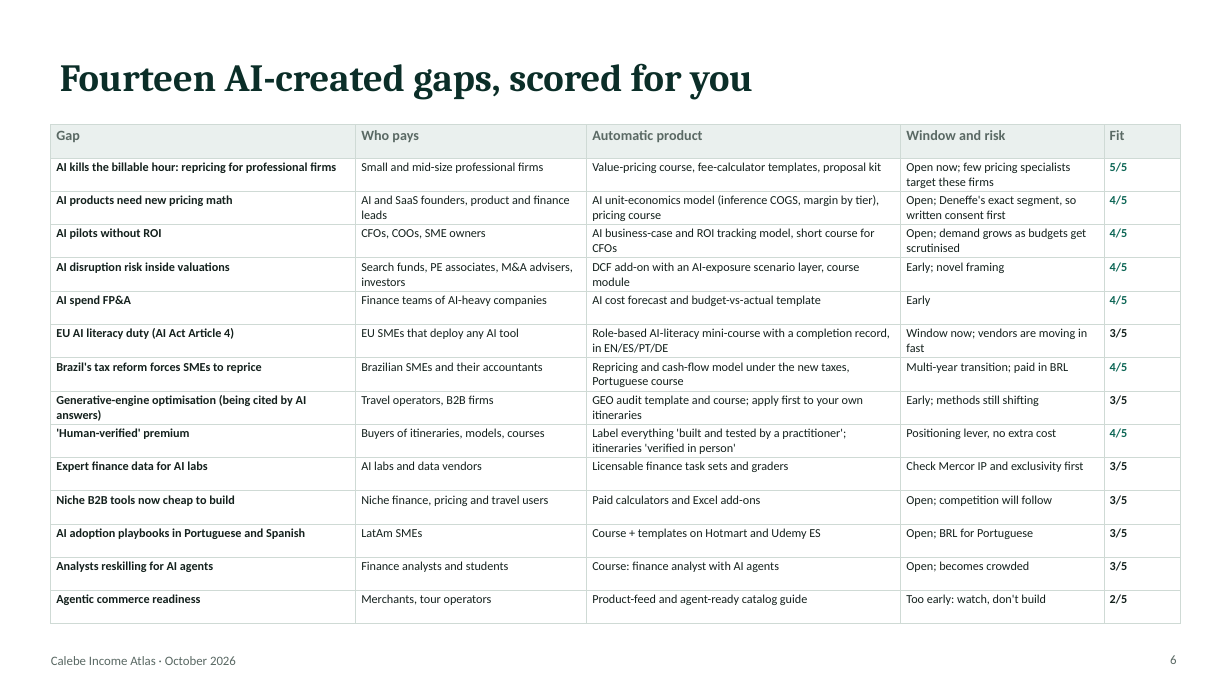
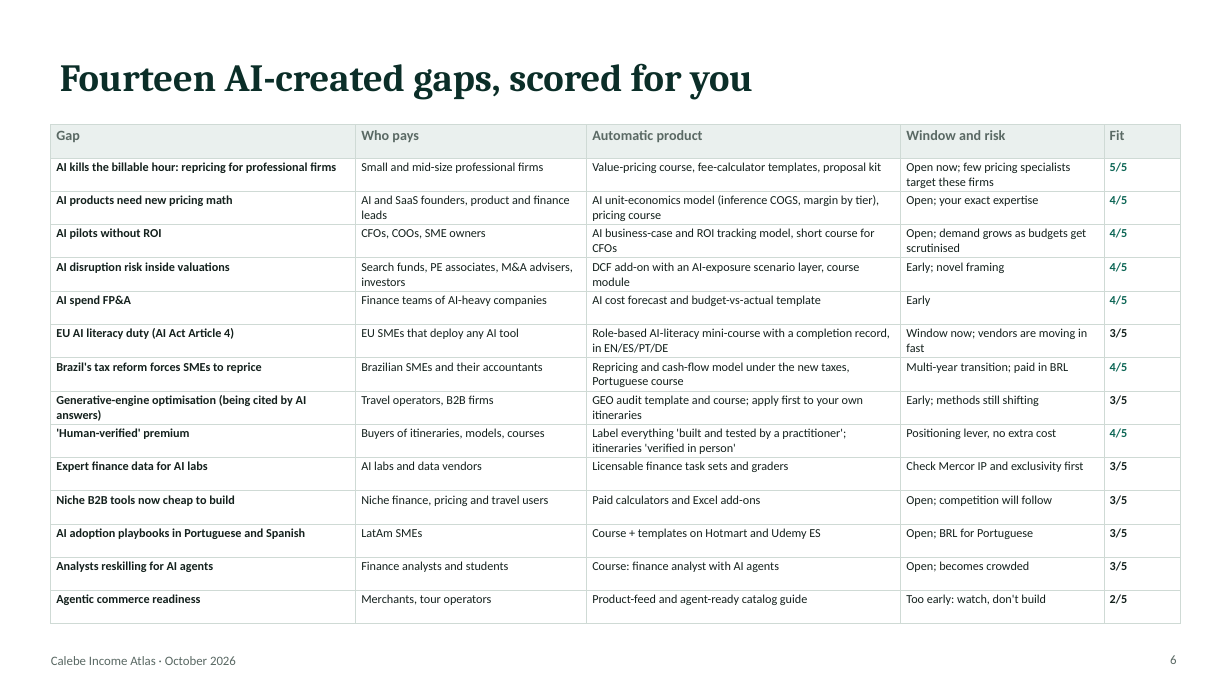
Before and after one commit to algarcalebe-web/legendary-bassoon, a slide deck: slide 6 of research/Calebe_Income_Atlas.pptx. Drawn at 1232x693 pixels with LibreOffice and Linux fonts; fonts in the diff are those of the drawing. Boxes give left, top, right and bottom in pixels: in the first picture for what was removed or moved away, otherwise in the second. Text is boxed around its words. In the diff, an @@ line names an element or a change of style, - is before the commit and + after.

```diff
--- a/research/Calebe_Income_Atlas.pptx
+++ b/research/Calebe_Income_Atlas.pptx
@@ table at (x1=51, y1=125, x2=1181, y2=609) @@
-row 3, column 4: Open; Deneffe's exact segment, so written consent first
+row 3, column 4: Open; your exact expertise
```
Also in this commit, not shown: 6 other slides changed, 2 other files.
